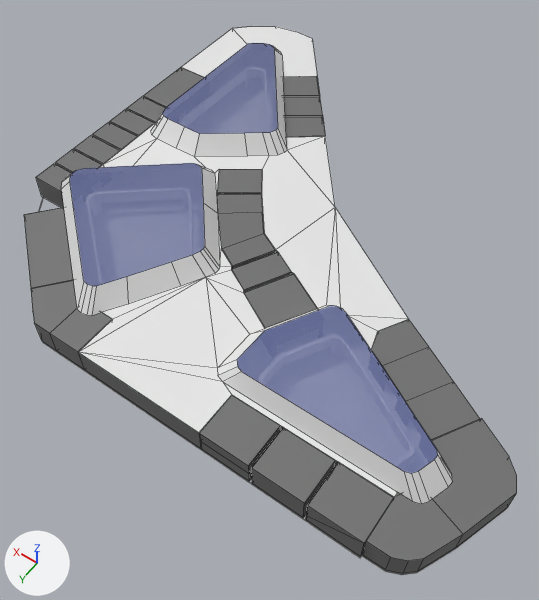
What one commit did to the Blender file Blender/mall.blend.
Both versions are drawn from a 50 mm lens placed at (-74.6, 89.6, 142.5), pointed at (-6.9, -5.2, -6.4). Lighting does not change. The marker at lower left points along +X, +Y and +Z. The older version comes first. Mesh edges are drawn as thin lines on the coarser meshes.

The scene before the commit, as lines of its bpy script (objects in view):
```python
me_plane_016 = bpy.data.meshes.new('Plane.016')
me_plane_016.from_pydata(...)  # 186 vertices, 85 faces, 34 loose edges; spans x -25.2..103.5, y -79.9..49.4, z -31.1..-26.1
# faces by material slot: [82, 3]
me_plane_016.materials.append(mat_plastic2)  # its picture is missing
me_plane_016.materials.append(mat_glass)  # blue #a9b7ff
me_plane_017 = bpy.data.meshes.new('Plane.017')
me_plane_017.from_pydata(...)  # 22 vertices, 21 faces; spans x -4.5..6.51, y -3.46..3.64, z 0.0..7.05
# faces by material slot: [20, 1]
me_plane_017.materials.append(mat_porcelain)  # its picture is missing
me_plane_017.materials.append(mat_concrete_2)  # its picture is missing
me_plane_019 = bpy.data.meshes.new('Plane.019')
me_plane_019.from_pydata(...)  # 36 vertices, 37 faces; spans x -9.9..9.9, y -9.3..9.5, z 0.0..7.0
# faces by material slot: [36, 1]
me_plane_019.materials.append(mat_porcelain)  # its picture is missing
me_plane_019.materials.append(mat_plastic2)  # its picture is missing
ob_ceiling = bpy.data.objects.new('ceiling', me_plane_016)
ob_ceiling.location = (-42.4, -10.0, 38.2)
ob_shop_003__col = bpy.data.objects.new('shop.003 -col', me_plane_017)
ob_shop_003__col.location = (54.5, 2.1, 0.0)
ob_shop_011__col = bpy.data.objects.new('shop.011 -col', me_plane_019)
ob_shop_011__col.location = (-16.3, 2.7, 0.0)
# also in view: 'shop.013 -col' at (-40.9, 33.9, 3.5); 'shop.016 -col' at (-69.4, 21.0, 3.5); 'walls -col' at (-2.5, -25.2, 3.5); 'shop.012 -col' at (-27.8, 33.9, 3.5); 'shop.006 -col' at (40.1, 19.4, 3.5)
```
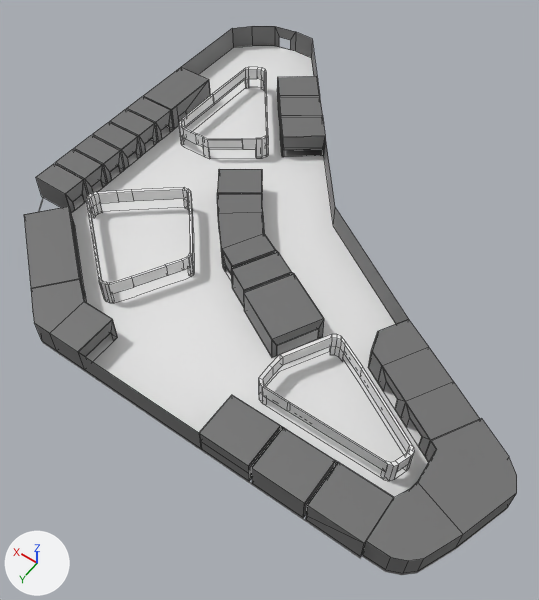
Changed parts and their boxes (x1, y1, x2, y2) in the pictures (539 x 600 px):
'ceiling', hidden
    before: (61, 26, 453, 504)

The edits, one by one:
Object 'ceiling' (ob_ceiling) is now hidden.
